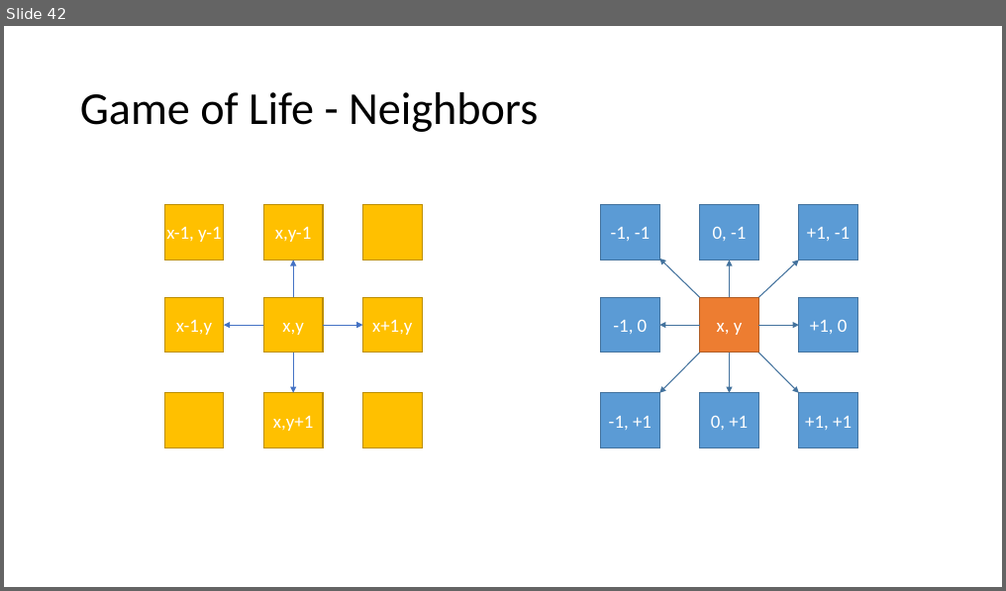
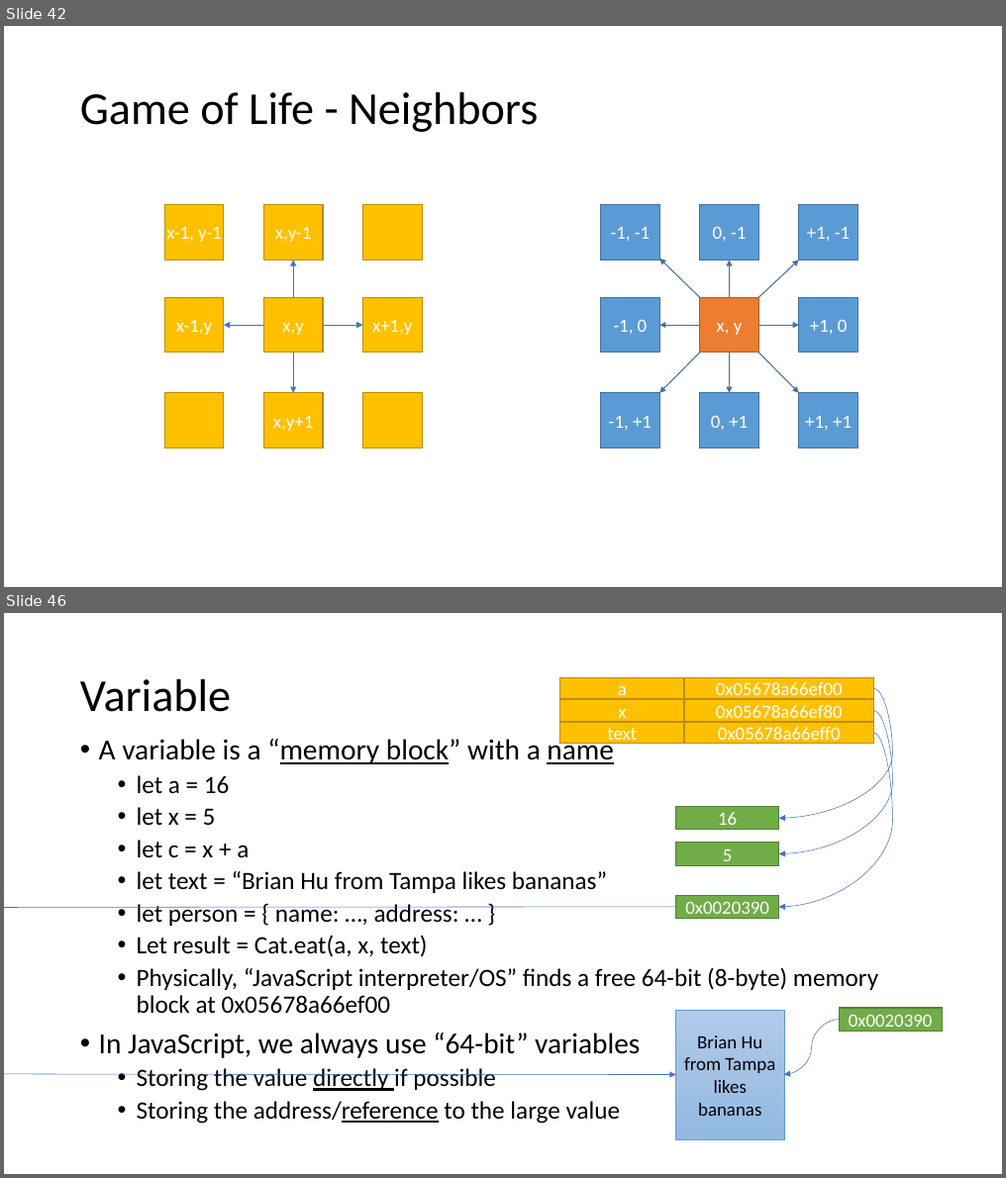
Before and after one commit to brianwhu/fun-in-js, a slide deck: documents/DataStructures.pptx. Shown one above the other, each under a label of ours: slide 42 before the commit, slides 42 and 46 after it; the slides between them are not shown. The pictures are 1006x591 and 1006x1178 pixels, drawn with LibreOffice and Linux fonts; fonts in the diff are those of the drawing. Boxes give left, top, right and bottom in pixels: in the first picture for what was removed or moved away, otherwise in the second. Text is boxed around its words. In the diff, an @@ line names an element or a change of style, - is before the commit and + after.

```diff
--- a/documents/DataStructures.pptx
+++ b/documents/DataStructures.pptx
@@ slide 46 added at [4,613,1002,1174], background #FFFFFF @@
@@ title added at [80,679,231,712], 44 pt, text #000000 @@
+Variable
@@ rectangle added at [560,678,684,699], fill #FFC000, outline #BD8E00 1 pt, 18 pt, text #FFFFFF @@
+a
@@ rectangle added at [560,700,684,721], fill #FFC000, outline #BD8E00 1 pt, 18 pt, text #FFFFFF @@
+x
@@ rectangle added at [684,678,874,699], fill #FFC000, outline #BD8E00 1 pt, 18 pt, text #FFFFFF @@
+0x05678a66ef00
@@ rectangle added at [684,700,874,721], fill #FFC000, outline #BD8E00 1 pt, 18 pt, text #FFFFFF @@
+0x05678a66ef80
@@ curved arrow added from (874, 688) to (779, 818), #4472C4 0.5 pt @@
@@ rectangle added at [560,722,684,744], fill #FFC000, outline #BD8E00 1 pt, 18 pt, text #FFFFFF @@
+text
@@ rectangle added at [684,722,874,744], fill #FFC000, outline #BD8E00 1 pt, 18 pt, text #FFFFFF @@
+0x05678a66eff0
@@ curved arrow added from (874, 710) to (779, 854), #4472C4 0.5 pt @@
@@ text added at [99,736,878,1124], 24 pt, text #000000 @@
+• A variable is a “memory block” with a name
+  • let a = 16
+  • let x = 5
+  • let c = x + a
+  • let text = “Brian Hu from Tampa likes bananas”
+  • let person = { name: …, address: … }
+  • Let result = Cat.eat(a, x, text)
+  • Physically, “JavaScript interpreter/OS” finds a free 64-bit (8-byte) memory block at 0x05678a66ef00
+• In JavaScript, we always use “64-bit” variables
+  • Storing the value directly if possible
+  • Storing the address/reference to the large value
@@ curved arrow added from (874, 733) to (779, 907), #4472C4 0.5 pt @@
@@ rectangle added at [676,807,779,830], fill #70AD47, outline #538035 1 pt, 18 pt, text #FFFFFF @@
+16
@@ rectangle added at [676,843,779,866], fill #70AD47, outline #538035 1 pt, 18 pt, text #FFFFFF @@
+5
@@ curved arrow added from (676, 907) to (676, 1075), #4472C4 0.5 pt @@
@@ rectangle added at [676,895,779,919], fill #70AD47, outline #538035 1 pt, 18 pt, text #FFFFFF @@
+0x0020390
@@ rectangle added at [676,1011,784,1140], fill gradient #B1CBE9 to #A3C1E5 to #93B9E4, outline #5B9BD5 0.5 pt, 18 pt, text #000000 @@
+Brian Hu from Tampa likes bananas
@@ curved arrow added from (839, 1020) to (784, 1075), #4472C4 0.5 pt @@
@@ rectangle added at [839,1008,943,1032], fill #70AD47, outline #538035 1 pt, 18 pt, text #FFFFFF @@
+0x0020390
```
Also in this commit, not shown: 11 other slides added, 7 other files.
